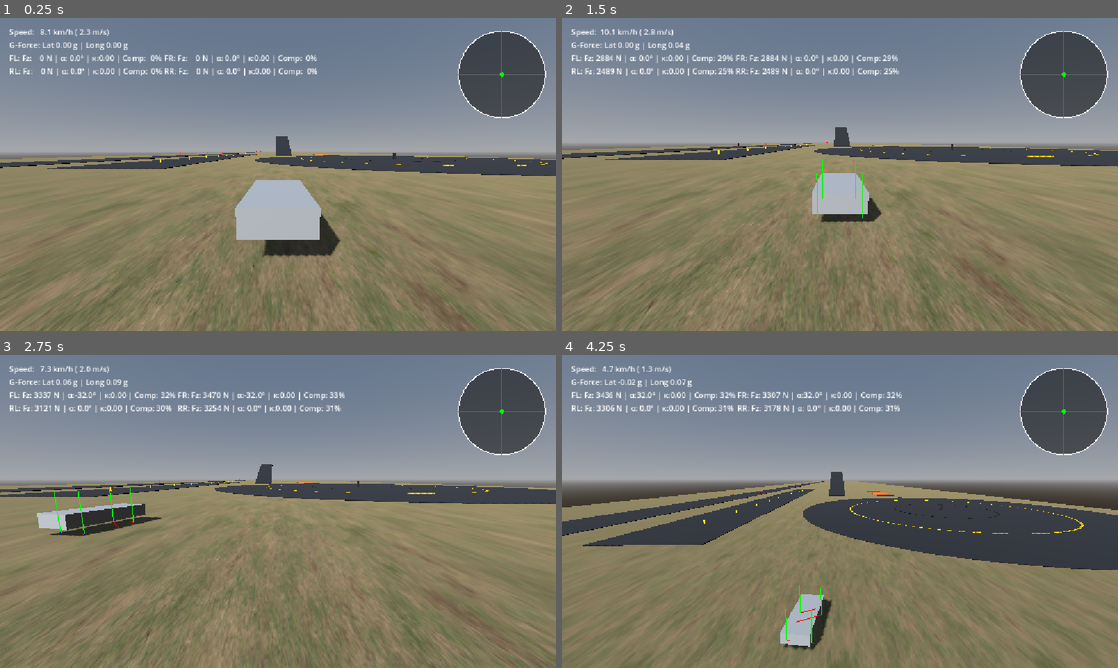
Above: before the commit, frames 1-4 (two rows, left to right).
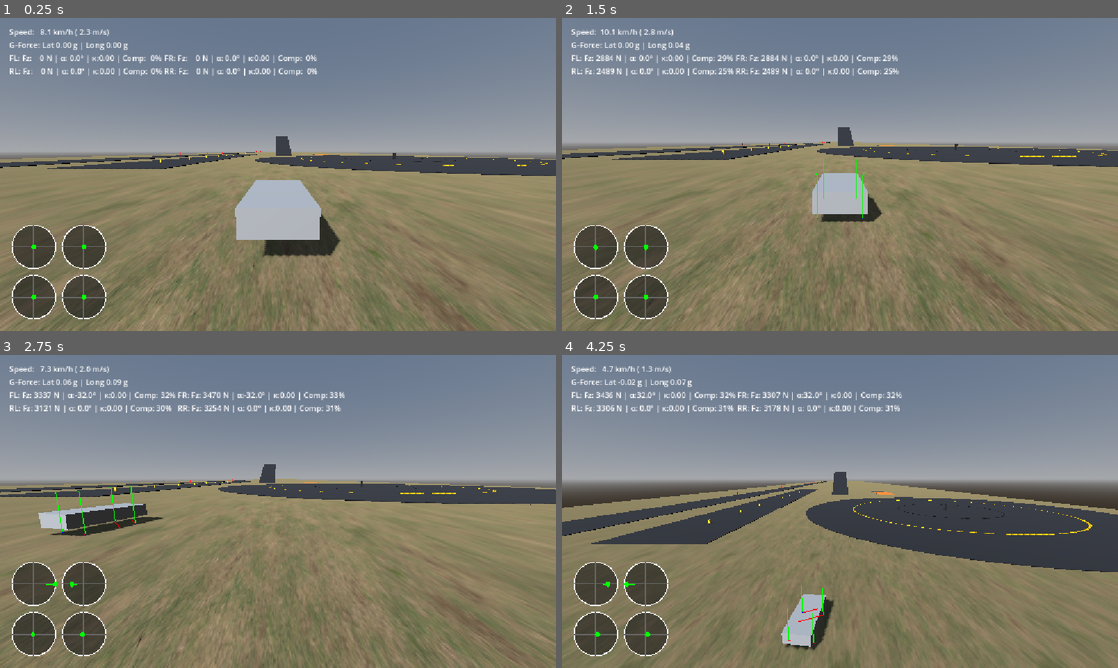
Above: after the commit, the same moments.

Repository: RealAbdurRehman/grounded
Game: Godot game, scene res://scenes/world/world.tscn
The game is run twice, just before and just after one commit, with the same random seed, the same clock (stepped at 60 frames per second) and the same inputs.
Inputs (mouse positions are in pixels of both pictures, inside the frame that each line leads up to):
- Up to frame 1 (0.25 s): no input
- Up to frame 2 (1.5 s): tap Enter at 0.5 s; move the mouse to (867, 174) at 0.52 s; hold Up 0.53-1.25 s; hold V (camera_mode) 0.53-1.25 s; click (867, 174) at 0.67 s; drag from (728, 190) to (812, 237) at 1.27 s
- Up to frame 3 (2.75 s): move the mouse to (333, 442) at 2.02 s; hold D (steer_right) from 2.03 s (still down); tap Alt at 2.1 s
- Up to frame 4 (4.25 s): release D (steer_right) at 2.75 s; drag from (812, 574) to (673, 464) at 2.77 s; move the mouse to (1006, 558) at 3.52 s; hold A (steer_left) from 3.53 s (still down); hold E from 3.53 s (still down)

The runs differ from the first frame. In frame 1, 6.9% of the frame differs, in the area x 2-99%, y 4-97%; in frame 2, 8.6%; in frame 3, 9.0%, in the area x 0-100%, y 4-100%; in frame 4, 8.6%.

Commit message:
Add functionality to friction circles

Diff:
--- a/scenes/ui/telemetry.tscn
+++ b/scenes/ui/telemetry.tscn
@@ -8,9 +8,11 @@
 
 [node name="Control" type="Control" parent="." unique_id=1098802702]
 layout_mode = 3
-anchors_preset = 0
-offset_right = 40.0
-offset_bottom = 40.0
+anchors_preset = 15
+anchor_right = 1.0
+anchor_bottom = 1.0
+grow_horizontal = 2
+grow_vertical = 2
 script = ExtResource("1_g2q0o")
 
 [node name="VBoxContainer" type="VBoxContainer" parent="Control" unique_id=1408052307]
@@ -48,14 +50,39 @@
 layout_mode = 2
 text = "RR"
 
-[node name="FrictionCircle" type="Control" parent="Control" unique_id=1044300125]
-custom_minimum_size = Vector2(200, 200)
+[node name="MarginContainer" type="MarginContainer" parent="Control" unique_id=2071982146]
 layout_mode = 1
-anchors_preset = 0
-offset_left = 940.0
-offset_top = 17.0
-offset_right = 1140.0
-offset_bottom = 217.0
+anchors_preset = 2
+anchor_top = 1.0
+anchor_bottom = 1.0
+offset_top = -204.0
+offset_right = 204.0
+grow_vertical = 0
+theme_override_constants/margin_left = 20
+theme_override_constants/margin_bottom = 20
+
+[node name="FrictionGrid" type="GridContainer" parent="Control/MarginContainer" unique_id=35972371]
+layout_mode = 2
+columns = 2
+
+[node name="CircleFL" type="Control" parent="Control/MarginContainer/FrictionGrid" unique_id=1044300125]
+custom_minimum_size = Vector2(100, 100)
+layout_mode = 2
+script = ExtResource("2_51srx")
+
+[node name="CircleFR" type="Control" parent="Control/MarginContainer/FrictionGrid" unique_id=1720558231]
+custom_minimum_size = Vector2(100, 100)
+layout_mode = 2
+script = ExtResource("2_51srx")
+
+[node name="CircleRL" type="Control" parent="Control/MarginContainer/FrictionGrid" unique_id=492537710]
+custom_minimum_size = Vector2(100, 100)
+layout_mode = 2
+script = ExtResource("2_51srx")
+
+[node name="CircleRR" type="Control" parent="Control/MarginContainer/FrictionGrid" unique_id=2107809380]
+custom_minimum_size = Vector2(100, 100)
+layout_mode = 2
 script = ExtResource("2_51srx")
 
 [node name="Logger" type="Node" parent="." unique_id=707249097]
--- a/scenes/vehicle/vehicle.tscn
+++ b/scenes/vehicle/vehicle.tscn
@@ -11,6 +11,14 @@
 
 [node name="RigidBody" type="RigidBody3D" unique_id=429220544 node_paths=PackedStringArray("wheel_fl", "wheel_fr", "wheel_rl", "wheel_rr")]
 script = ExtResource("1_udt0a")
+vehicle_mass = null
+max_engine_force = null
+max_brake_force = null
+max_steer_angle_deg = null
+frontal_area = null
+drag_coefficient = null
+front_arb_stiffness = null
+rear_arb_stiffness = null
 wheel_fl = NodePath("Wheels/WheelFL")
 wheel_fr = NodePath("Wheels/WheelFR")
 wheel_rl = NodePath("Wheels/WheelRL")
--- a/scenes/world/world.tscn
+++ b/scenes/world/world.tscn
@@ -1,13 +1,11 @@
 [gd_scene format=4 uid="uid://csigwx2iwurp6"]
 
-[ext_resource type="Script" uid="uid://mri638visx8m" path="res://scripts/debug/telemetry.gd" id="1_j2gmx"]
 [ext_resource type="Texture2D" uid="uid://cbv4iwr77qvoy" path="res://assets/textures/ground/diff.jpg" id="1_v5dby"]
-[ext_resource type="Script" uid="uid://bdbc868kpiykc" path="res://scripts/debug/friction_circle.gd" id="2_1yooq"]
 [ext_resource type="Texture2D" uid="uid://be5q370waxn70" path="res://assets/textures/ground/disp.png" id="2_t5ptc"]
 [ext_resource type="Texture2D" uid="uid://c4iuxf2c8214a" path="res://assets/textures/ground/nor.jpg" id="3_bq33v"]
-[ext_resource type="Script" uid="uid://c7doqgftobsg3" path="res://scripts/debug/telemetry_logger.gd" id="3_gb53w"]
 [ext_resource type="PackedScene" uid="uid://dr8e42tbw6xk2" path="res://scenes/vehicle/vehicle.tscn" id="3_j2gmx"]
 [ext_resource type="Texture2D" uid="uid://c7ma8ggfipg" path="res://assets/textures/ground/arm.jpg" id="4_j2gmx"]
+[ext_resource type="PackedScene" uid="uid://db4473gxoh8sk" path="res://scenes/ui/telemetry.tscn" id="6_bq33v"]
 [ext_resource type="Script" uid="uid://dvp5aua86h7p4" path="res://scripts/camera/camera.gd" id="6_t5ptc"]
 
 [sub_resource type="ProceduralSkyMaterial" id="ProceduralSkyMaterial_j2gmx"]
@@ -562,63 +560,12 @@
 
 [node name="World" type="Node3D" unique_id=633136770]
 
-[node name="Telemetry" type="CanvasLayer" parent="." unique_id=1683315418]
-
-[node name="Control" type="Control" parent="Telemetry" unique_id=1098802702 node_paths=PackedStringArray("target_vehicle")]
-layout_mode = 3
-anchors_preset = 0
-offset_right = 40.0
-offset_bottom = 40.0
-script = ExtResource("1_j2gmx")
+[node name="Telemetry" parent="." unique_id=1683315418 instance=ExtResource("6_bq33v")]
+
+[node name="Control" parent="Telemetry" index="0" unique_id=1098802702 node_paths=PackedStringArray("target_vehicle")]
 target_vehicle = NodePath("../../Vehicle")
 
-[node name="VBoxContainer" type="VBoxContainer" parent="Telemetry/Control" unique_id=1408052307]
-layout_mode = 0
-offset_left = 19.0
-offset_top = 17.0
-offset_right = 63.0
-offset_bottom = 175.0
-
-[node name="SpeedLabel" type="Label" parent="Telemetry/Control/VBoxContainer" unique_id=2096946158]
-layout_mode = 2
-text = "0.0"
-
-[node name="GForceLabel" type="Label" parent="Telemetry/Control/VBoxContainer" unique_id=278690702]
-layout_mode = 2
-text = "0.0"
-
-[node name="WheelGrid" type="GridContainer" parent="Telemetry/Control/VBoxContainer" unique_id=35030928]
-layout_mode = 2
-columns = 2
-
-[node name="FL" type="Label" parent="Telemetry/Control/VBoxContainer/WheelGrid" unique_id=2134615995]
-layout_mode = 2
-text = "FL"
-
-[node name="FR" type="Label" parent="Telemetry/Control/VBoxContainer/WheelGrid" unique_id=52569694]
-layout_mode = 2
-text = "FR"
-
-[node name="RL" type="Label" parent="Telemetry/Control/VBoxContainer/WheelGrid" unique_id=938188063]
-layout_mode = 2
-text = "RL"
-
-[node name="RR" type="Label" parent="Telemetry/Control/VBoxContainer/WheelGrid" unique_id=427562562]
-layout_mode = 2
-text = "RR"
-
-[node name="FrictionCircle" type="Control" parent="Telemetry/Control" unique_id=1044300125]
-custom_minimum_size = Vector2(200, 200)
-layout_mode = 1
-anchors_preset = 0
-offset_left = 940.0
-offset_top = 17.0
-offset_right = 1140.0
-offset_bottom = 217.0
-script = ExtResource("2_1yooq")
-
-[node name="Logger" type="Node" parent="Telemetry" unique_id=707249097 node_paths=PackedStringArray("target_vehicle")]
-script = ExtResource("3_gb53w")
+[node name="Logger" parent="Telemetry" index="1" unique_id=707249097 node_paths=PackedStringArray("target_vehicle")]
 target_vehicle = NodePath("../../Vehicle")
 
 [node name="Camera" type="Camera3D" parent="." unique_id=811414314 node_paths=PackedStringArray("target_vehicle")]
@@ -638,6 +585,14 @@
 
 [node name="Vehicle" parent="." unique_id=429220544 node_paths=PackedStringArray("telemetry_hud") instance=ExtResource("3_j2gmx")]
 transform = Transform3D(1, 0, 0, 0, 1, 0, 0, 0, 1, 0, 1.5, 525)
+vehicle_mass = 1350.0
+max_engine_force = 7500.0
+max_brake_force = 12000.0
+max_steer_angle_deg = 32.0
+frontal_area = 2.2
+drag_coefficient = 0.38
+front_arb_stiffness = 8000.0
+rear_arb_stiffness = 5000.0
 telemetry_hud = NodePath("../Telemetry/Control")
 
 [node name="Tests" type="Node3D" parent="." unique_id=1518008125]
@@ -1240,3 +1195,6 @@
 
 [node name="CollisionShape3D" type="CollisionShape3D" parent="Ground" unique_id=878017893]
 shape = SubResource("BoxShape3D_8rti0")
+
+[editable path="Telemetry"]
+[editable path="Vehicle"]
--- a/scripts/debug/friction_circle.gd
+++ b/scripts/debug/friction_circle.gd
@@ -1,7 +1,19 @@
 extends Control
+
+@export_group("Smoothing")
+@export var smoothing_speed: float = 15.0
 
 var fx_norm: float = 0.0
 var fy_norm: float = 0.0
+
+var _target_fx: float = 0.0
+var _target_fy: float = 0.0
+
+func _process(delta: float) -> void:
+
+	fx_norm = lerp(fx_norm, _target_fx, delta * smoothing_speed)
+	fy_norm = lerp(fy_norm, _target_fy, delta * smoothing_speed)
+	queue_redraw()
 
 func _draw() -> void:
 	var center: Vector2 = size / 2.0
@@ -13,8 +25,25 @@
 	draw_line(center - Vector2(radius, 0), center + Vector2(radius, 0), Color(0.4, 0.4, 0.4))
 	draw_line(center - Vector2(0, radius), center + Vector2(0, radius), Color(0.4, 0.4, 0.4))
 
-	var dot_pos: Vector2 = center + Vector2(fy_norm, -fx_norm) * radius
-	var dot_color: Color = Color.GREEN if Vector2(fx_norm, fy_norm).length() <= 1.0 else Color.RED
+
+	var draw_fx = clamp(fx_norm, -1.1, 1.1)
+	var draw_fy = clamp(fy_norm, -1.1, 1.1)
+
+
+	var dot_pos: Vector2 = center + Vector2(draw_fy, -draw_fx) * radius
+
+	var total_length = Vector2(fx_norm, fy_norm).length()
+	var dot_color: Color = Color.GREEN if total_length <= 1.0 else Color.RED
 
 	draw_circle(dot_pos, 5.0, dot_color)
 	draw_line(center, dot_pos, dot_color, 1.5)
+
+func update_forces(longitudinal_force: float, lateral_force: float, max_grip_force: float) -> void:
+
+
+	if max_grip_force > 100.0:
+		_target_fx = longitudinal_force / max_grip_force
+		_target_fy = lateral_force / max_grip_force
+	else:
+		_target_fx = 0.0
+		_target_fy = 0.0
--- a/scripts/debug/telemetry.gd
+++ b/scripts/debug/telemetry.gd
@@ -5,8 +5,13 @@
 
 @onready var speed_label: Label = $VBoxContainer/SpeedLabel
 @onready var g_force_label: Label = $VBoxContainer/GForceLabel
+
 @onready var wheel_grid: GridContainer = $VBoxContainer/WheelGrid
-@onready var friction_circle_draw: Control = $FrictionCircle
+
+@onready var circle_fl: Control = $MarginContainer/FrictionGrid/CircleFL
+@onready var circle_fr: Control = $MarginContainer/FrictionGrid/CircleFR
+@onready var circle_rl: Control = $MarginContainer/FrictionGrid/CircleRL
+@onready var circle_rr: Control = $MarginContainer/FrictionGrid/CircleRR
 
 var _wheel_labels: Dictionary = {}
 var _prev_velocity: Vector3 = Vector3.ZERO
@@ -30,16 +35,17 @@
 	var g_long: float = local_accel.z / 9.81
 	var g_lat: float = local_accel.x / 9.81
 
-	if speed_label:
-		speed_label.text = "Speed: %5.1f km/h (%4.1f m/s)" % [speed_kmh, speed_mps]
-	if g_force_label:
-		g_force_label.text = "G-Force: Lat %4.2f g | Long %4.2f g" % [g_lat, g_long]
+	speed_label.text = "Speed: %5.1f km/h (%4.1f m/s)" % [speed_kmh, speed_mps]
+	g_force_label.text = "G-Force: Lat %4.2f g | Long %4.2f g" % [g_lat, g_long]
 
-	if friction_circle_draw:
-		friction_circle_draw.queue_redraw()
-
-func update_wheel_telemetry(wheel_id: String, fz: float, slip_angle_deg: float, slip_ratio: float, compression: float) -> void:
+func update_wheel_telemetry(wheel_id: String, fz: float, slip_angle_deg: float, slip_ratio: float, compression: float, fx: float, fy: float, max_grip: float) -> void:
 	if _wheel_labels.has(wheel_id):
 		_wheel_labels[wheel_id].text = "%s: Fz:%5.0f N | α:%4.1f° | κ:%4.2f | Comp:%3.0f%%" % [
 			wheel_id, fz, slip_angle_deg, slip_ratio, compression * 100.0
 		]
+
+	match wheel_id:
+		"FL": if circle_fl: circle_fl.update_forces(fx, fy, max_grip)
+		"FR": if circle_fr: circle_fr.update_forces(fx, fy, max_grip)
+		"RL": if circle_rl: circle_rl.update_forces(fx, fy, max_grip)
+		"RR": if circle_rr: circle_rr.update_forces(fx, fy, max_grip)
--- a/scripts/vehicle/vehicle.gd
+++ b/scripts/vehicle/vehicle.gd
@@ -91,7 +91,14 @@
 		apply_central_force(drag_vector)
 
 func _update_telemetry() -> void:
-	telemetry_hud.update_wheel_telemetry("FL", wheel_fl.suspension_force_n, rad_to_deg(wheel_fl.steer_angle_rad), 0.0, wheel_fl.compression)
-	telemetry_hud.update_wheel_telemetry("FR", wheel_fr.suspension_force_n, rad_to_deg(wheel_fr.steer_angle_rad), 0.0, wheel_fr.compression)
-	telemetry_hud.update_wheel_telemetry("RL", wheel_rl.suspension_force_n, 0.0, 0.0, wheel_rl.compression)
-	telemetry_hud.update_wheel_telemetry("RR", wheel_rr.suspension_force_n, 0.0, 0.0, wheel_rr.compression)
+	var fl_grip := wheel_fl.friction_coef * wheel_fl.suspension_force_n
+	telemetry_hud.update_wheel_telemetry("FL", wheel_fl.suspension_force_n, rad_to_deg(wheel_fl.steer_angle_rad), 0.0, wheel_fl.compression, wheel_fl.longitudinal_force_n, wheel_fl.lateral_force_n, fl_grip)
+
+	var fr_grip := wheel_fr.friction_coef * wheel_fr.suspension_force_n
+	telemetry_hud.update_wheel_telemetry("FR", wheel_fr.suspension_force_n, rad_to_deg(wheel_fr.steer_angle_rad), 0.0, wheel_fr.compression, wheel_fr.longitudinal_force_n, wheel_fr.lateral_force_n, fr_grip)
+
+	var rl_grip := wheel_rl.friction_coef * wheel_rl.suspension_force_n
+	telemetry_hud.update_wheel_telemetry("RL", wheel_rl.suspension_force_n, 0.0, 0.0, wheel_rl.compression, wheel_rl.longitudinal_force_n, wheel_rl.lateral_force_n, rl_grip)
+
+	var rr_grip := wheel_rr.friction_coef * wheel_rr.suspension_force_n
+	telemetry_hud.update_wheel_telemetry("RR", wheel_rr.suspension_force_n, 0.0, 0.0, wheel_rr.compression, wheel_rr.longitudinal_force_n, wheel_rr.lateral_force_n, rr_grip)
